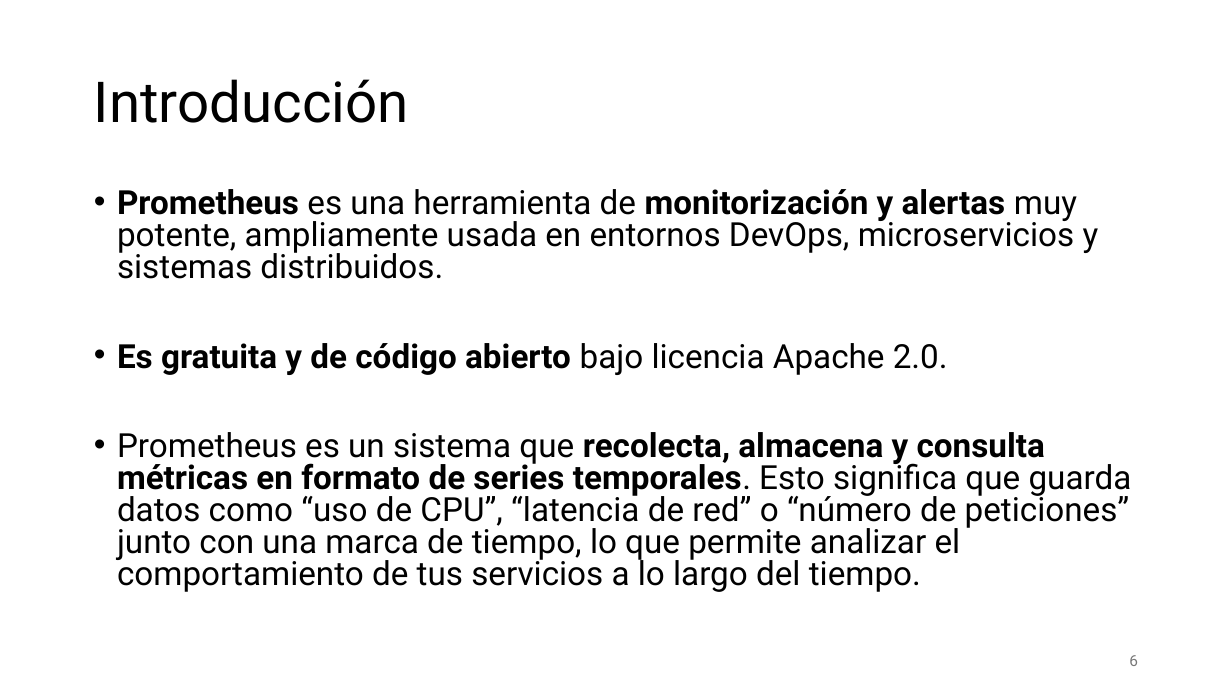
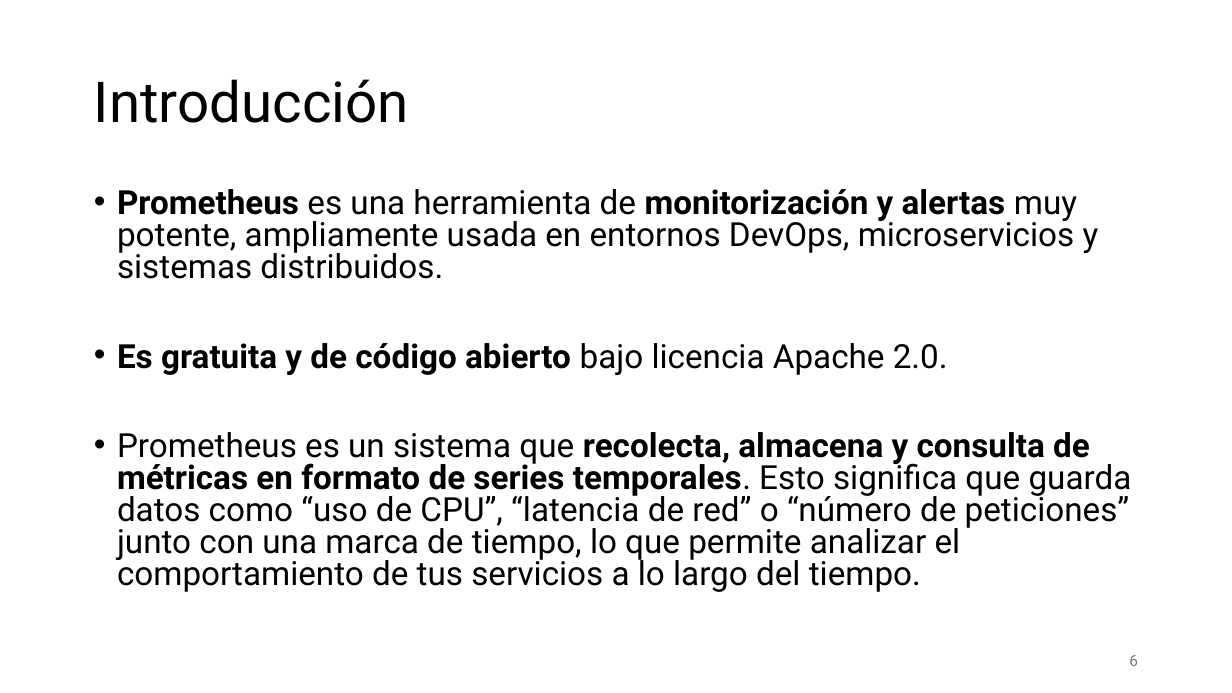
Before and after one commit to aldebarran22/CURSO_CPP_SERVICIOS_30H, a slide deck: slide 6 of doc/8_Monitorizacion_logging_microservicios.pptx. Drawn at 1232x693 pixels with LibreOffice and Linux fonts; fonts in the diff are those of the drawing. Boxes give left, top, right and bottom in pixels: in the first picture for what was removed or moved away, otherwise in the second. Text is boxed around its words. In the diff, an @@ line names an element or a change of style, - is before the commit and + after.

```diff
--- a/doc/8_Monitorizacion_logging_microservicios.pptx
+++ b/doc/8_Monitorizacion_logging_microservicios.pptx
@@ text at (x1=117, y1=432, x2=1132, y2=592): text changed @@
-• Prometheus es un sistema que recolecta, almacena y consulta métricas en formato de series temporales. Esto significa que guarda datos como “uso de CPU”, “latencia de red” o “número de peticiones” junto con una marca de tiempo, lo que permite analizar el comportamiento de tus servicios a lo largo del tiempo.
+• Prometheus es un sistema que recolecta, almacena y consulta de métricas en formato de series temporales. Esto significa que guarda datos como “uso de CPU”, “latencia de red” o “número de peticiones” junto con una marca de tiempo, lo que permite analizar el comportamiento de tus servicios a lo largo del tiempo.
```
Also in this commit, not shown: 4 other slides changed, 16 slides added, 1 slide removed, 3 other files.
